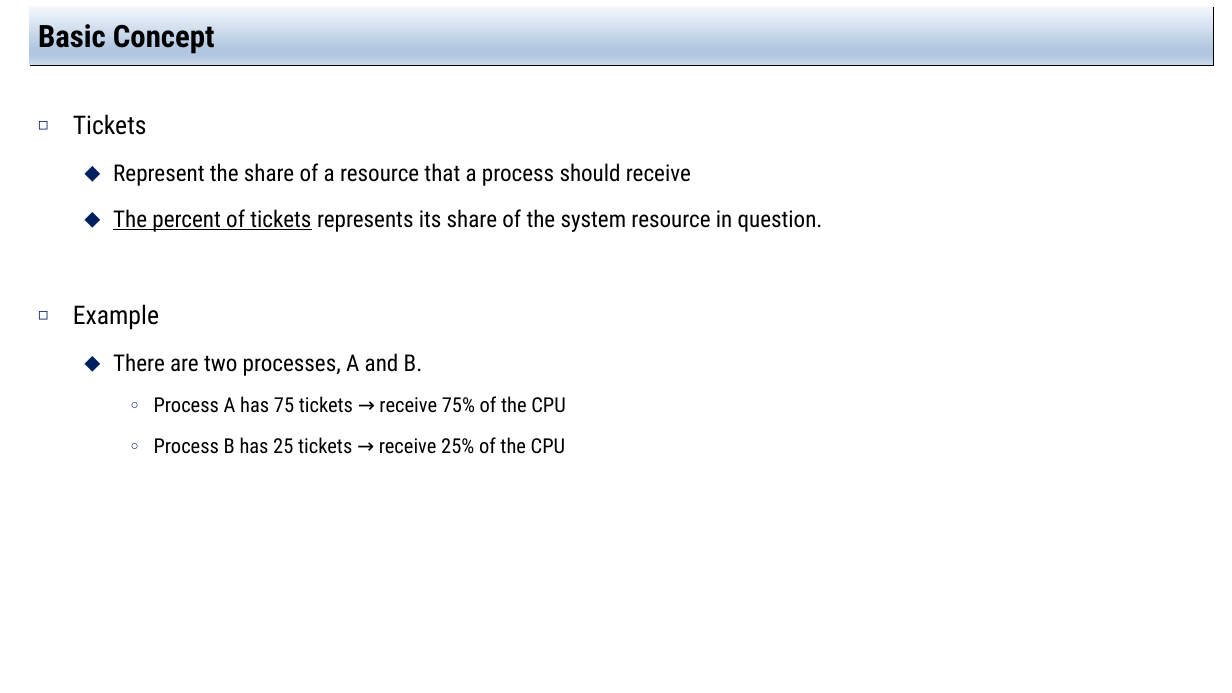
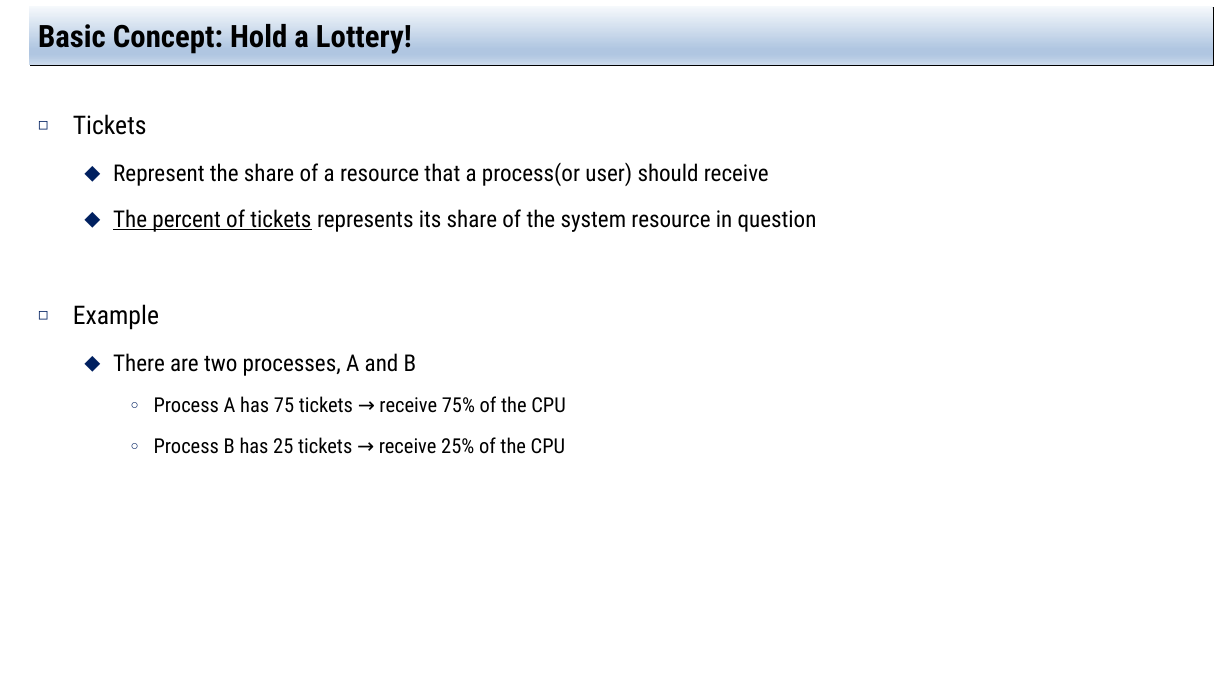
Before and after one commit to jachermocilla/extra-course-materials, a slide deck: slide 6 of cmsc125/ostep/slides/01.Virtualization/09.Scheduling_Proportional_Share.pptx. Drawn at 1232x693 pixels with LibreOffice and Linux fonts; fonts in the diff are those of the drawing. Boxes give left, top, right and bottom in pixels: in the first picture for what was removed or moved away, otherwise in the second. Text is boxed around its words. In the diff, an @@ line names an element or a change of style, - is before the commit and + after.

```diff
--- a/cmsc125/ostep/slides/01.Virtualization/09.Scheduling_Proportional_Share.pptx
+++ b/cmsc125/ostep/slides/01.Virtualization/09.Scheduling_Proportional_Share.pptx
@@ title at bbox=[38, 19, 412, 54]: text changed @@
-Basic Concept
+Basic Concept: Hold a Lottery!
@@ text at bbox=[113, 163, 817, 232]: text changed @@
-  ⬥ Represent the share of a resource that a process should receive
-  ⬥ The percent of tickets represents its share of the system resource in question.
+  ⬥ Represent the share of a resource that a process(or user) should receive
+  ⬥ The percent of tickets represents its share of the system resource in question
@@ text at bbox=[113, 353, 417, 376]: text changed @@
-  ⬥ There are two processes, A and B.
+  ⬥ There are two processes, A and B
```
Also in this commit, not shown: 8 other slides changed, 9 slides added.
